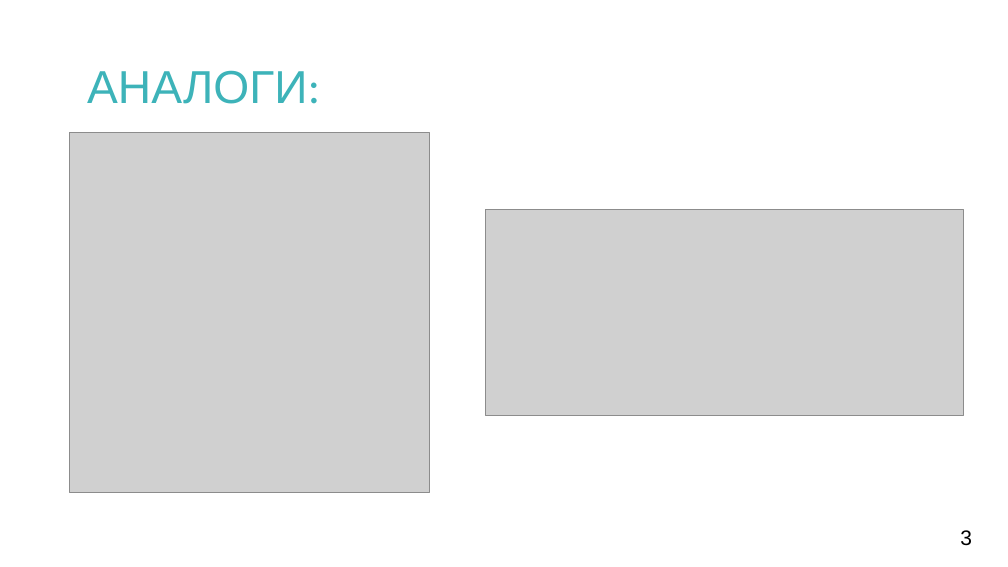
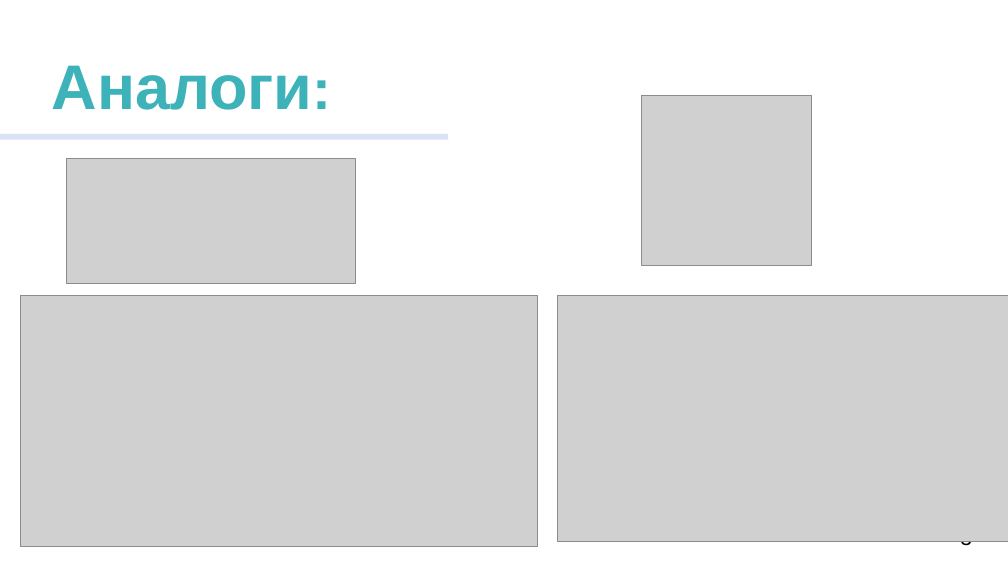
Before and after one commit to AusaSwart/Diploma_documentation, a slide deck: slide 3 of Disk/Презентация.pps. Drawn at 1008x567 pixels with LibreOffice and Linux fonts; fonts in the diff are those of the drawing; grey boxes stand for pictures. Boxes give left, top, right and bottom in pixels: in the first picture for what was removed or moved away, otherwise in the second. Text is boxed around its words. In the diff, an @@ line names an element or a change of style, - is before the commit and + after.

```diff
--- a/Disk/Презентация.pps
+++ b/Disk/Презентация.pps
@@ text at (52,65,313,110): text changed; size 44 to 60 pt; bold on @@
-АНАЛОГИ:
+Аналоги:
@@ picture: place and size @@
-picture at (485,209,963,416)
+picture at (642,96,812,266)
@@ rectangle added at (0,134,448,140), fill #DAE3F3 @@
@@ picture: place and size @@
-picture at (70,133,429,493)
+picture at (66,158,356,283)
@@ picture added at (20,295,537,546) @@
@@ picture added at (557,295,1008,541) @@
```
Also in this commit, not shown: 3 other slides changed, 3 slides added, 2 slides removed, 14 other files.
